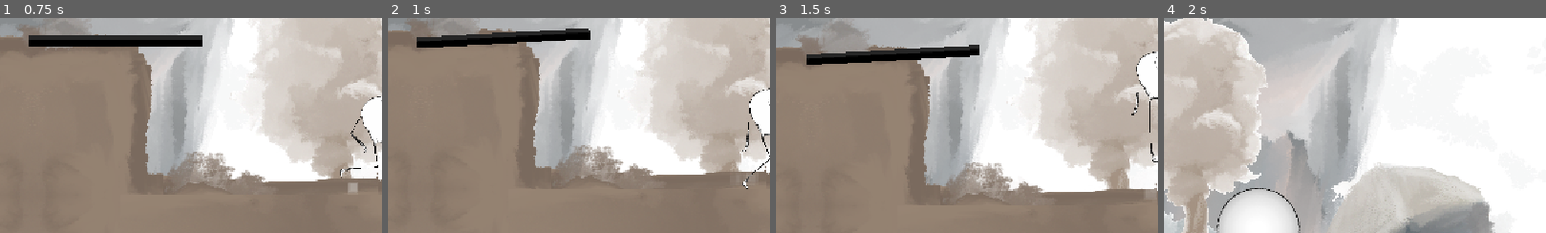
Above: before the commit, frames 1-4 (left to right).
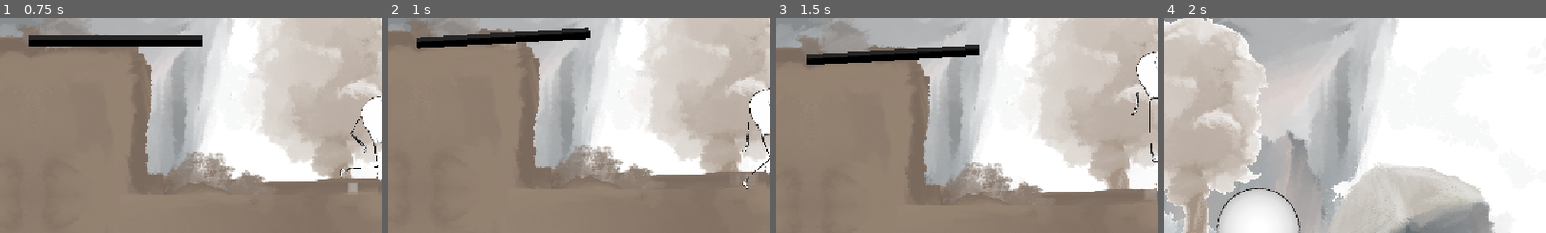
Above: after the commit, the same moments.

Repository: markguinn/wheel-of-worlds
Game: Godot game, scene res://main.tscn
Same seed, same stepped clock (60 frames per second), same inputs: the game is played once before the commit and once after it.
Inputs (mouse positions are % of the whole screen's width and height, from its top left):
- Up to frame 1 (0.75 s): click "Level 1" at 0.5 s
- Up to frame 2 (1 s): no input
- Up to frame 3 (1.5 s): tap Enter (interact) at 1.25 s; move the mouse to (72, 45) at 1.27 s; hold Right (right) from 1.28 s (still down); hold Enter (interact) from 1.28 s (still down); click (72, 45) at 1.42 s
- Up to frame 4 (2 s): keep holding Right (right); keep holding Enter (interact); tap Space (jump) at 1.52 s
The pictures show only the part of the screen within x 0-50%, y 23-73%; the shares and areas given below are measured in that part.

Frame 1 is identical in both runs. In frame 2, 0.1% of the frame differs, in the area x 7-53%, y 4-15%; in frame 3, less than 0.1%; in frame 4, nothing differs.

Commit message:
Refactor the GrabBox stuff a little bit

Diff:
--- a/actors/player/player.gd
+++ b/actors/player/player.gd
@@ -1,7 +1,7 @@
 class_name Player
 extends CharacterBody2D
 
-signal did_pick_up(prop: Node2D)
+signal did_pick_up(prop: Node2D, holding_point: Node2D)
 signal did_put_down(prop: Node2D)
 
 const AVG_WINDOW_MS = 50.0 # NOTE: this isn't _really_ milliseconds.
@@ -126,33 +126,28 @@
 	if GameManager.rate_limit(500, "player_pick_up"):
 		return false
 	Log.info(self, "picking up:", target_node.name, grab_box.name)
-	target_node.z_index += 1
+	#target_node.z_index += 1
 	anim_player.play("pickup")
-	_finish_pickup(target_node, grab_box)
+	active_grab_box = grab_box
 	return true
 
-# TODO: what if we move this to the prop instead of the player?
-# that might make it easier to animate and interact with the world again at the end?
-# and to allow different behaviors
 
-func _finish_pickup(target_node: Node2D, grab_box: GrabBox) -> void:
-	# TODO: should we call a method from the animation
-	# TODO: animate the prop
-	await get_tree().create_timer(0.25).timeout
-	is_holding_prop = target_node
-	active_grab_box = grab_box
+# this is called by the animation player at the point when it makes sense in the animation
+func finish_pickup() -> void:
+	Log.debug(self, "finished pick up")
+	is_holding_prop = active_grab_box.target_node
+	active_grab_box.picked_up.emit(holding_hand)
+	did_pick_up.emit(active_grab_box.target_node)
 	Activator.clear_candidates()
-	await get_tree().create_timer(0.25).timeout
-	did_pick_up.emit(target_node)
 
 
 func put_down_prop() -> void:
 	if is_holding_prop:
 		Log.info(self, "putting down:", is_holding_prop.name, active_grab_box.name)
-		is_holding_prop.rotation_degrees = 0.0 if sprite.scale.x > 0 else 180.0
-		is_holding_prop.z_index -= 1
-		active_grab_box.put_down.emit(self)
-		did_put_down.emit(is_holding_prop)
+		#is_holding_prop.rotation_degrees = 0.0 if sprite.scale.x > 0 else 180.0
+		#is_holding_prop.z_index -= 1
+		active_grab_box.put_down.emit()
+		did_put_down.emit(active_grab_box.target_node)
 		is_holding_prop = null
 		active_grab_box = null
 
@@ -175,9 +170,10 @@
 # it up from the other side previously. It should be
 # possible to normalize that at pickup or put down.
 # TODO: add some easing? it looks suuuuuper fake at linear
-func _update_prop(delta: float) -> void:
-	var prop: Node2D = is_holding_prop
-	var target_deg := _normalize_prop_angle(rad_to_deg(holding_hand.global_position.angle_to_point(resting_point.global_position)))
-	prop.rotation_degrees = _normalize_prop_angle(prop.rotation_degrees)
-	prop.rotation_degrees = move_toward(prop.rotation_degrees, target_deg, delta * 360.0)
-	prop.global_position = holding_hand.global_position # lerp(holding_hand.global_position, resting_point.global_position, 0.5)
+func _update_prop(_delta: float) -> void:
+	pass
+	#var prop: Node2D = is_holding_prop
+	#var target_deg := _normalize_prop_angle(rad_to_deg(holding_hand.global_position.angle_to_point(resting_point.global_position)))
+	#prop.rotation_degrees = _normalize_prop_angle(prop.rotation_degrees)
+	#prop.rotation_degrees = move_toward(prop.rotation_degrees, target_deg, delta * 360.0)
+	#prop.global_position = holding_hand.global_position # lerp(holding_hand.global_position, resting_point.global_position, 0.5)
--- a/actors/player/player.tscn
+++ b/actors/player/player.tscn
@@ -990,6 +990,20 @@
 "method": &"play_pick_up"
 }]
 }
+tracks/9/type = "method"
+tracks/9/imported = false
+tracks/9/enabled = true
+tracks/9/path = NodePath(".")
+tracks/9/interp = 1
+tracks/9/loop_wrap = true
+tracks/9/keys = {
+"times": PackedFloat32Array(0.5),
+"transitions": PackedFloat32Array(1),
+"values": [{
+"args": [],
+"method": &"finish_pickup"
+}]
+}
 
 [sub_resource type="Animation" id="Animation_p47bc"]
 resource_name = "walk"
@@ -1513,14 +1527,14 @@
 
 [node name="ArmR" type="Bone2D" parent="Sprite/Skeleton2D/Hips" unique_id=1756135333]
 position = Vector2(-33, -31)
-rotation = 0.08732077
+rotation = 0.087320775
 rest = Transform2D(0.999362, -0.0357162, 0.0357162, 0.999362, -33, -31)
 metadata/_local_pose_override_enabled_ = true
 
 [node name="HandR" type="Bone2D" parent="Sprite/Skeleton2D/Hips/ArmR" unique_id=88591762]
 position = Vector2(0, 32)
-rotation = -0.25659508
-scale = Vector2(0.9999993, 0.9999993)
+rotation = -0.2565951
+scale = Vector2(0.9999992, 0.9999992)
 rest = Transform2D(0.99928516, -0.03780409, 0.03780409, 0.99928516, 0, 32)
 auto_calculate_length_and_angle = false
 length = 32.0
@@ -1529,15 +1543,15 @@
 
 [node name="ArmL" type="Bone2D" parent="Sprite/Skeleton2D/Hips" unique_id=1793998611]
 position = Vector2(28, -36)
-rotation = -0.16663717
-scale = Vector2(0.9999993, 0.9999993)
+rotation = -0.16663718
+scale = Vector2(0.9999992, 0.9999992)
 rest = Transform2D(0.9953148, -0.09668779, 0.09668779, 0.9953148, 28, -36)
 metadata/_local_pose_override_enabled_ = true
 
 [node name="HandL" type="Bone2D" parent="Sprite/Skeleton2D/Hips/ArmL" unique_id=1933907137]
 position = Vector2(1.399125, 37.310078)
 rotation = 0.1370511
-scale = Vector2(0.9999993, 0.9999993)
+scale = Vector2(0.9999992, 0.9999992)
 rest = Transform2D(0.998, 0.064, -0.064, 0.998, 4, 36)
 auto_calculate_length_and_angle = false
 length = 21.0
@@ -1662,8 +1676,8 @@
 bones = ["Hips", PackedFloat32Array(0, 0, 0, 0, 0, 0), "Hips/ThighR", PackedFloat32Array(0, 0, 0, 0, 0, 0), "Hips/Thigh …(574 unchanged characters)…
 
 [node name="Head" type="Sprite2D" parent="Sprite/Parts" unique_id=857872474]
-position = Vector2(9.998785, -62.99238)
-rotation = -0.051273547
+position = Vector2(33.057312, -9.599125)
+rotation = 1.0089254
 scale = Vector2(0.2998488, 0.2998488)
 texture = ExtResource("5_bop6h")
 
@@ -1743,9 +1757,9 @@
 
 [node name="DizzyParticles" type="GPUParticles2D" parent="Sprite/VFX" unique_id=806147118]
 unique_name_in_owner = true
-position = Vector2(9.998785, -62.99238)
-rotation = -1.4998969
-scale = Vector2(0.99973387, 0.99973387)
+position = Vector2(33.057312, -9.599125)
+rotation = -0.43969792
+scale = Vector2(0.99973255, 0.99973255)
 emitting = false
 amount = 6
 texture = ExtResource("7_7aotz")
--- a/common/grab_box.gd
+++ b/common/grab_box.gd
@@ -1,7 +1,7 @@
 class_name GrabBox
 extends Activator
 
-signal picked_up
+signal picked_up(holding_point: Node2D)
 signal put_down
 
 ########################################################
@@ -14,8 +14,12 @@
 ## The object that's getting grabbed. If not set manually, we'll use the parent node of the grab box
 @export var target_node: RigidBody2D
 
+@export var hold_offset := Vector2.ZERO
+@export var hold_degrees := INF
+
 var is_holding := false
 var target_node_collision_layer: int
+var holding_point: Node2D = null
 
 
 func _ready() -> void:
@@ -23,24 +27,39 @@
 	if not target_node:
 		target_node = get_parent()
 	target_node_collision_layer = target_node.collision_layer
-	activated.connect(_start_holding)
+	activated.connect(_on_activated)
 	put_down.connect(_on_put_down)
+	picked_up.connect(_on_picked_up)
 
 
-func _start_holding(_source: Activator) -> void:
+func _on_activated(_source: Activator) -> void:
 	if GameManager.get_player().pick_up_prop(target_node, self):
 		is_holding = true
 		label.hide()
-		picked_up.emit()
 		target_node.freeze = true
-		#is_holding.collision_mask ^= target_node_collision_layer
 		target_node.collision_layer = 0
 
 
-func _on_put_down(_holder: Player) -> void:
+func _on_picked_up(_holding_point: Node2D) -> void:
+	Log.debug(self, "player picked me up!", _holding_point)
+	holding_point = _holding_point
+	target_node.z_index += 1
+	if not is_inf(hold_degrees):
+		target_node.rotation_degrees = hold_degrees
+
+
+func _on_put_down() -> void:
+	Log.debug(self, "player put me down")
 	is_holding = false
-	target_node.freeze = false
-	target_node.collision_layer = target_node_collision_layer
+	holding_point = null
+	target_node.z_index -= 1
+	if not is_inf(hold_degrees):
+		target_node.global_rotation = 0.0
+	target_node.set_deferred("freeze", false)
+	target_node.set_deferred("collision_layer", target_node_collision_layer)
 	Activator.set_active_candidate(self)
-	#holder.collision_mask |= target_node_collision_layer
-	#print("putting down: ", target_node)
+
+
+func _process(_delta: float) -> void:
+	if holding_point:
+		target_node.global_position = holding_point.global_position + hold_offset
--- a/props/plank/plank.gd
+++ b/props/plank/plank.gd
@@ -41,7 +41,7 @@
 	vfx_dust.emitting = true
 
 
-func _on_left_pickup() -> void:
+func _on_left_pickup(_holding_point: Node2D) -> void:
 	global_position = grab_box_l.global_position
 	if sprite.position != Vector2.ZERO:
 		sprite.position = Vector2.ZERO
@@ -51,7 +51,7 @@
 
 # we have to do this funky thing because the origin of the
 # plank is always what's in the hand of the player.
-func _on_right_pickup() -> void:
+func _on_right_pickup(_holding_point: Node2D) -> void:
 	global_position = grab_box_r.global_position
 	if sprite.position == Vector2.ZERO:
 		sprite.position = grab_box_r.position
--- a/props/plank/plank.tscn
+++ b/props/plank/plank.tscn
@@ -6,7 +6,7 @@
 [ext_resource type="PackedScene" uid="uid://y7c5vk1033l6" path="res://common/vfx/dust_particles.tscn" id="4_jou1n"]
 
 [sub_resource type="RectangleShape2D" id="RectangleShape2D_br3cc"]
-size = Vector2(256, 16)
+size = Vector2(224, 16)
 
 [sub_resource type="Gradient" id="Gradient_br3cc"]
 offsets = PackedFloat32Array(0.3375959, 0.4398977)
@@ -37,6 +37,8 @@
 position = Vector2(127, -1)
 
 [node name="DustParticles" parent="." unique_id=996804833 instance=ExtResource("4_jou1n")]
+scale_amount_min = 10.0
+scale_amount_max = 20.0
 
 [node name="Sprite" type="Node2D" parent="." unique_id=606360389]
 
@@ -53,12 +55,16 @@
 [node name="GrabBoxL" parent="Sprite" unique_id=1410287907 node_paths=PackedStringArray("target_node") instance=ExtResource("3_eqyr0")]
 script = ExtResource("2_w4302")
 target_node = NodePath("../..")
+hold_offset = Vector2(0, 0)
+hold_degrees = inf
 label_text = "Press X to pick up!"
 
 [node name="GrabBoxR" parent="Sprite" unique_id=518770626 node_paths=PackedStringArray("target_node") instance=ExtResource("3_eqyr0")]
 position = Vector2(256, 0)
 script = ExtResource("2_w4302")
 target_node = NodePath("../..")
+hold_offset = Vector2(0, 0)
+hold_degrees = inf
 label_text = "Press X to pick up!"
 
 [node name="LightOccluder2D" type="LightOccluder2D" parent="Sprite" unique_id=1914264648]
--- a/props/stone/square_stone.tscn
+++ b/props/stone/square_stone.tscn
@@ -33,5 +33,7 @@
 [node name="Sprite2D" type="Sprite2D" parent="." unique_id=842565659]
 texture = SubResource("GradientTexture2D_34n21")
 
-[node name="Activator" parent="." unique_id=1410287907 instance=ExtResource("2_wqvjq")]
+[node name="GrabBox" parent="." unique_id=1410287907 instance=ExtResource("2_wqvjq")]
 script = ExtResource("2_xndk2")
+hold_offset = Vector2(0, -40)
+hold_degrees = -30.0
--- a/props/stone/triangle_stone.tscn
+++ b/props/stone/triangle_stone.tscn
@@ -35,3 +35,5 @@
 
 [node name="GrabBox" parent="." unique_id=1410287907 instance=ExtResource("2_owgpg")]
 script = ExtResource("2_34n21")
+hold_offset = Vector2(0, -40)
+hold_degrees = -30.0
